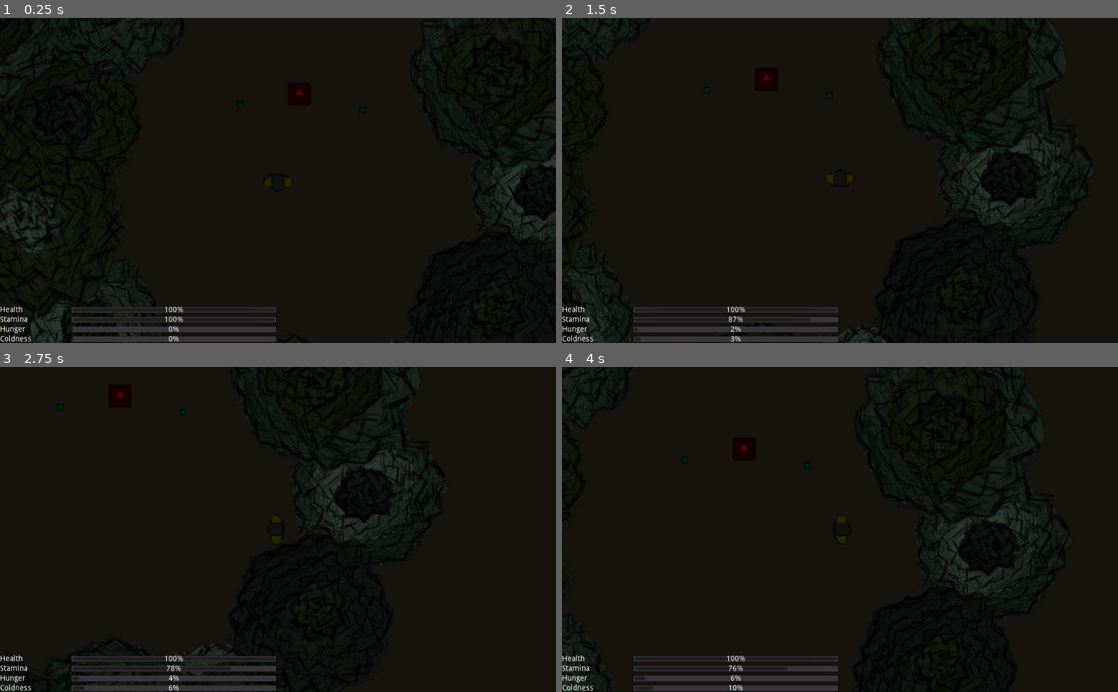
Above: before the commit, frames 1-4 (two rows, left to right).
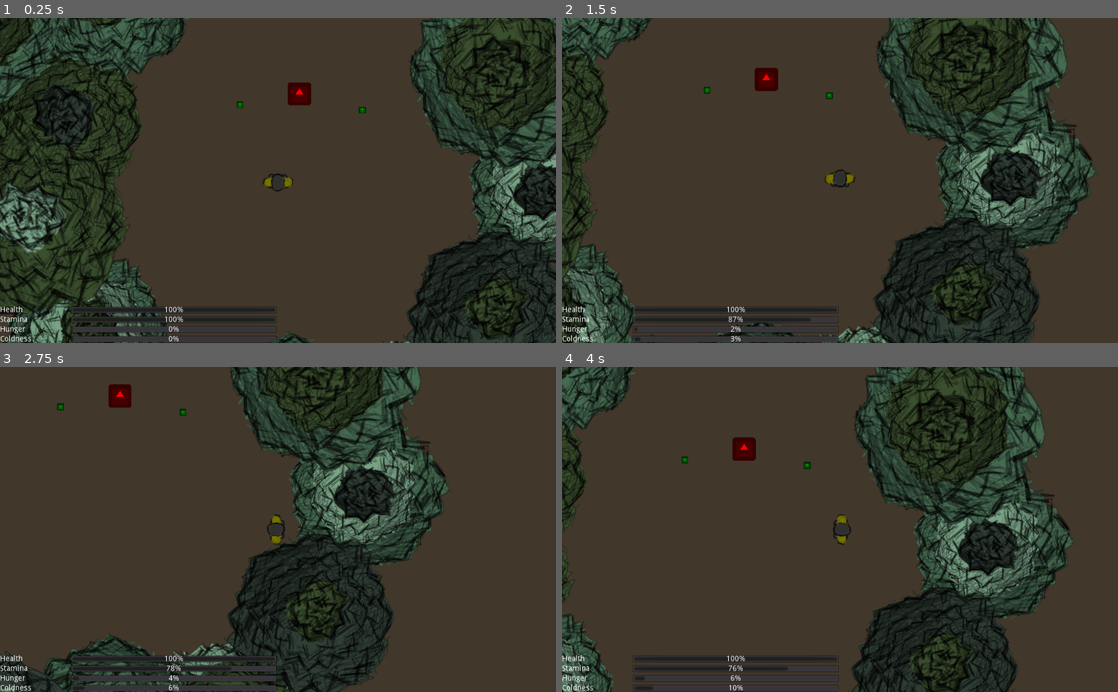
Above: after the commit, the same moments.

Repository: MilanVasko/ludum-dare-50
Game: Godot game, scene res://ingame/ingame.tscn
Two runs of this game, one before a commit and one after it. Both use one fixed random seed, a clock stepped at 60 frames per second and the inputs below. The engine's default icon, where the game draws it, is replaced by a stand-in: a white triangle on a blue panel in a dark square.
Inputs:
- Up to frame 1 (0.25 s): no input
- Up to frame 2 (1.5 s): tap Enter at 0.5 s; hold D (right) 0.53-1.28 s; hold Shift (run) 0.53-1.28 s; hold S (down) from 1.28 s (still down); tap E (use) at 1.35 s
- Up to frame 3 (2.75 s): release S (down) at 2.03 s; hold D (right) from 2.03 s (still down); hold Shift (run) from 2.03 s (still down)
- Up to frame 4 (4 s): release D (right) at 2.78 s; release Shift (run) at 2.78 s; hold W (up) 2.78-3.53 s; tap E (use) at 2.85 s; hold A (left) from 3.53 s (still down); hold Shift (run) from 3.53 s (still down)

The runs differ from the first frame. In frame 1, 83% of the frame differs, in the area x 0-100%, y 0-100%; in frame 2, 85%; in frame 3, 87%; in frame 4, 87%.

Commit message:
Add more roads

Diff:
--- a/ingame/ingame.tscn
+++ b/ingame/ingame.tscn
@@ -14,6 +14,8 @@
 [ext_resource path="res://food/food.tscn" type="PackedScene" id=12]
 [ext_resource path="res://fire/fire.tscn" type="PackedScene" id=13]
 [ext_resource path="res://exit/spawn_point.tscn" type="PackedScene" id=14]
+[ext_resource path="res://road/end_of_road.png" type="Texture" id=15]
+[ext_resource path="res://road/turn_road.png" type="Texture" id=16]
 
 [node name="Ingame" type="Node2D"]
 
@@ -42,11 +44,18 @@
 [node name="Road8" parent="Roads" instance=ExtResource( 5 )]
 position = Vector2( -618, -1036 )
 rotation = 1.57319
+scale = Vector2( 1, -1 )
+texture = ExtResource( 15 )
 
 [node name="Road4" parent="Roads" instance=ExtResource( 5 )]
 position = Vector2( 1412, -924 )
 rotation = 1.64304
 
+[node name="Road34" parent="Roads" instance=ExtResource( 5 )]
+position = Vector2( 1139, 1500 )
+rotation = -0.070237
+scale = Vector2( 1, 0.68323 )
+
 [node name="Road9" parent="Roads" instance=ExtResource( 5 )]
 position = Vector2( 1461, 1126 )
 rotation = 1.48881
@@ -59,10 +68,47 @@
 position = Vector2( -537, 1378 )
 rotation = 1.40322
 
+[node name="Road36" parent="Roads" instance=ExtResource( 5 )]
+position = Vector2( -1746, 2087 )
+
 [node name="Road20" parent="Roads" instance=ExtResource( 5 )]
 position = Vector2( -1523, 1508 )
 rotation = 1.48057
 
+[node name="Road28" parent="Roads" instance=ExtResource( 5 )]
+position = Vector2( -1128, 3675 )
+rotation = 0.436494
+scale = Vector2( 0.698, 1 )
+
+[node name="Road30" parent="Roads" instance=ExtResource( 5 )]
+position = Vector2( -734, 3106 )
+rotation = 1.55554
+
+[node name="Road35" parent="Roads" instance=ExtResource( 5 )]
+position = Vector2( -1746, 3088 )
+texture = ExtResource( 16 )
+
+[node name="Road31" parent="Roads" instance=ExtResource( 5 )]
+position = Vector2( 264, 3072 )
+rotation = 1.52386
+
+[node name="Road32" parent="Roads" instance=ExtResource( 5 )]
+position = Vector2( 1245, 3000 )
+rotation = 1.45563
+scale = Vector2( -1, -1 )
+texture = ExtResource( 16 )
+
+[node name="Road33" parent="Roads" instance=ExtResource( 5 )]
+position = Vector2( 1192.37, 2163.63 )
+rotation = -0.0825046
+scale = Vector2( 1, 0.68323 )
+
+[node name="Road29" parent="Roads" instance=ExtResource( 5 )]
+position = Vector2( -1575, 4577 )
+rotation = 0.483802
+scale = Vector2( 0.698, -1 )
+texture = ExtResource( 15 )
+
 [node name="Road21" parent="Roads" instance=ExtResource( 5 )]
 position = Vector2( -2520, 1574 )
 rotation = 1.52972
@@ -95,37 +141,47 @@
 position = Vector2( 4436, 794 )
 rotation = 1.32003
 
+[node name="Road16" parent="Roads" instance=ExtResource( 5 )]
+position = Vector2( 6356, 184 )
+rotation = 1.24566
+
+[node name="Road17" parent="Roads" instance=ExtResource( 5 )]
+position = Vector2( 7313, -138 )
+rotation = 1.24566
+
+[node name="Road18" parent="Roads" instance=ExtResource( 5 )]
+position = Vector2( 8276, -464 )
+rotation = 1.24566
+
+[node name="Road19" parent="Roads" instance=ExtResource( 5 )]
+position = Vector2( 9242, -790 )
+rotation = 1.24566
+
+[node name="Road5" parent="Roads" instance=ExtResource( 5 )]
+position = Vector2( 2418, -852 )
+rotation = 1.64304
+
+[node name="Road6" parent="Roads" instance=ExtResource( 5 )]
+position = Vector2( 3423, -817 )
+rotation = 1.5699
+
+[node name="Road7" parent="Roads" instance=ExtResource( 5 )]
+position = Vector2( 4444, -819 )
+rotation = 1.5699
+
+[node name="Road26" parent="Roads" instance=ExtResource( 5 )]
+position = Vector2( 5460, -820 )
+rotation = 1.5699
+scale = Vector2( 1, -1 )
+texture = ExtResource( 16 )
+
+[node name="Road27" parent="Roads" instance=ExtResource( 5 )]
+position = Vector2( 5490, 119 )
+scale = Vector2( 1, 0.845703 )
+
 [node name="Road13" parent="Roads" instance=ExtResource( 5 )]
 position = Vector2( 5397, 507 )
 rotation = 1.24566
-
-[node name="Road16" parent="Roads" instance=ExtResource( 5 )]
-position = Vector2( 6356, 184 )
-rotation = 1.24566
-
-[node name="Road17" parent="Roads" instance=ExtResource( 5 )]
-position = Vector2( 7313, -138 )
-rotation = 1.24566
-
-[node name="Road18" parent="Roads" instance=ExtResource( 5 )]
-position = Vector2( 8276, -464 )
-rotation = 1.24566
-
-[node name="Road19" parent="Roads" instance=ExtResource( 5 )]
-position = Vector2( 9242, -790 )
-rotation = 1.24566
-
-[node name="Road5" parent="Roads" instance=ExtResource( 5 )]
-position = Vector2( 2418, -852 )
-rotation = 1.64304
-
-[node name="Road6" parent="Roads" instance=ExtResource( 5 )]
-position = Vector2( 3423, -817 )
-rotation = 1.5699
-
-[node name="Road7" parent="Roads" instance=ExtResource( 5 )]
-position = Vector2( 4444, -819 )
-rotation = 1.5699
 
 [node name="RandomTrashAreas" type="Node2D" parent="."]
 
@@ -147,7 +203,7 @@
 rotation = 1.58579
 
 [node name="Building3" parent="Buildings" instance=ExtResource( 7 )]
-position = Vector2( -251, 1966 )
+position = Vector2( -264, 1956 )
 rotation = 3.02132
 
 [node name="Building4" parent="Buildings" instance=ExtResource( 7 )]
@@ -166,6 +222,10 @@
 position = Vector2( 3080, -247 )
 rotation = -3.12227
 
+[node name="Building12" parent="Buildings" instance=ExtResource( 7 )]
+position = Vector2( 2325, 549 )
+rotation = -0.036431
+
 [node name="Building9" parent="Buildings" instance=ExtResource( 7 )]
 position = Vector2( 4620, 1367 )
 rotation = 2.879
@@ -175,7 +235,7 @@
 rotation = -3.15688
 
 [node name="Building11" parent="Buildings" instance=ExtResource( 7 )]
-position = Vector2( -1810, -1063 )
+position = Vector2( -1521, -1066 )
 rotation = -1.53244
 
 [node name="Trees" type="Node2D" parent="."]
@@ -244,7 +304,7 @@
 position = Vector2( -2304, 2125 )
 
 [node name="Tree131" parent="Trees" instance=ExtResource( 11 )]
-position = Vector2( -3997, 2221 )
+position = Vector2( -4186, 1853 )
 
 [node name="Tree135" parent="Trees" instance=ExtResource( 11 )]
 position = Vector2( -601, 4809 )
@@ -259,16 +319,16 @@
 position = Vector2( 979, 3535 )
 
 [node name="Tree139" parent="Trees" instance=ExtResource( 11 )]
-position = Vector2( 1807, 4477 )
+position = Vector2( 1969, 4486 )
 
 [node name="Tree140" parent="Trees" instance=ExtResource( 11 )]
 position = Vector2( 2416, 2860 )
 
 [node name="Tree141" parent="Trees" instance=ExtResource( 11 )]
-position = Vector2( 3310, 4430 )
+position = Vector2( 3974, 5005 )
 
 [node name="Tree142" parent="Trees" instance=ExtResource( 11 )]
-position = Vector2( 3557, 3545 )
+position = Vector2( 3494, 3599 )
 
 [node name="Tree143" parent="Trees" instance=ExtResource( 11 )]
 position = Vector2( 3757, 2289 )
@@ -283,13 +343,13 @@
 position = Vector2( 6183, 2555 )
 
 [node name="Tree147" parent="Trees" instance=ExtResource( 11 )]
-position = Vector2( 6392, 4068 )
+position = Vector2( 5503, 4337 )
 
 [node name="Tree148" parent="Trees" instance=ExtResource( 11 )]
 position = Vector2( 7175, 3307 )
 
 [node name="Tree149" parent="Trees" instance=ExtResource( 11 )]
-position = Vector2( 7010, 3983 )
+position = Vector2( 6687, 1846 )
 
 [node name="Tree150" parent="Trees" instance=ExtResource( 11 )]
 position = Vector2( 5564, 4630 )
@@ -379,43 +439,43 @@
 position = Vector2( -4710, 2407 )
 
 [node name="Tree26" parent="Trees" instance=ExtResource( 11 )]
-position = Vector2( -4410, 2118 )
+position = Vector2( -4473, 2172 )
 
 [node name="Tree27" parent="Trees" instance=ExtResource( 11 )]
-position = Vector2( -4477, 1785 )
+position = Vector2( -4423, 1578 )
 
 [node name="Tree28" parent="Trees" instance=ExtResource( 11 )]
-position = Vector2( -4549, 1449 )
+position = Vector2( -4423, 1242 )
 
 [node name="Tree29" parent="Trees" instance=ExtResource( 11 )]
-position = Vector2( -4525, 1033 )
+position = Vector2( -4372, 880 )
 
 [node name="Tree30" parent="Trees" instance=ExtResource( 11 )]
 position = Vector2( -4545, 661 )
 
 [node name="Tree31" parent="Trees" instance=ExtResource( 11 )]
-position = Vector2( -4556, 320 )
+position = Vector2( -4412, 284 )
 
 [node name="Tree32" parent="Trees" instance=ExtResource( 11 )]
-position = Vector2( -4556, -32 )
+position = Vector2( -4260, -355 )
 
 [node name="Tree33" parent="Trees" instance=ExtResource( 11 )]
-position = Vector2( -4604, -432 )
+position = Vector2( -4236, -630 )
 
 [node name="Tree34" parent="Trees" instance=ExtResource( 11 )]
 position = Vector2( -4622, -827 )
 
 [node name="Tree35" parent="Trees" instance=ExtResource( 11 )]
-position = Vector2( -4550, -1195 )
+position = Vector2( -3715, -2093 )
 
 [node name="Tree36" parent="Trees" instance=ExtResource( 11 )]
-position = Vector2( -4496, -1563 )
+position = Vector2( -3347, -1599 )
 
 [node name="Tree37" parent="Trees" instance=ExtResource( 11 )]
-position = Vector2( -4334, -1904 )
+position = Vector2( -3705, -2380 )
 
 [node name="Tree38" parent="Trees" instance=ExtResource( 11 )]
-position = Vector2( -4145, -2227 )
+position = Vector2( -4019, -1149 )
 
 [node name="Tree39" parent="Trees" instance=ExtResource( 11 )]
 position = Vector2( -3921, -2523 )
@@ -522,6 +582,54 @@
 [node name="Tree66" parent="Trees" instance=ExtResource( 11 )]
 position = Vector2( 5200, -3332 )
 
+[node name="Tree174" parent="Trees" instance=ExtResource( 11 )]
+position = Vector2( 5048, -2533 )
+
+[node name="Tree175" parent="Trees" instance=ExtResource( 11 )]
+position = Vector2( 3791, -2668 )
+
+[node name="Tree176" parent="Trees" instance=ExtResource( 11 )]
+position = Vector2( 2516, -2587 )
+
+[node name="Tree177" parent="Trees" instance=ExtResource( 11 )]
+position = Vector2( 3926, -2021 )
+
+[node name="Tree178" parent="Trees" instance=ExtResource( 11 )]
+position = Vector2( 4833, -1554 )
+
+[node name="Tree179" parent="Trees" instance=ExtResource( 11 )]
+position = Vector2( 5489, -2174 )
+
+[node name="Tree180" parent="Trees" instance=ExtResource( 11 )]
+position = Vector2( 5327, -2883 )
+
+[node name="Tree181" parent="Trees" instance=ExtResource( 11 )]
+position = Vector2( 1466, -3161 )
+
+[node name="Tree182" parent="Trees" instance=ExtResource( 11 )]
+position = Vector2( 1646, -2649 )
+
+[node name="Tree183" parent="Trees" instance=ExtResource( 11 )]
+position = Vector2( -527, -2936 )
+
+[node name="Tree184" parent="Trees" instance=ExtResource( 11 )]
+position = Vector2( -1191, -2442 )
+
+[node name="Tree185" parent="Trees" instance=ExtResource( 11 )]
+position = Vector2( -3624, -1409 )
+
+[node name="Tree186" parent="Trees" instance=ExtResource( 11 )]
+position = Vector2( -3391, -1975 )
+
+[node name="Tree187" parent="Trees" instance=ExtResource( 11 )]
+position = Vector2( -2879, -1257 )
+
+[node name="Tree188" parent="Trees" instance=ExtResource( 11 )]
+position = Vector2( -4271, -979 )
+
+[node name="Tree189" parent="Trees" instance=ExtResource( 11 )]
+position = Vector2( -3912, -1311 )
+
 [node name="Tree67" parent="Trees" instance=ExtResource( 11 )]
 position = Vector2( 5559, -3341 )
 
@@ -610,19 +718,19 @@
 position = Vector2( 7361, 3945 )
 
 [node name="Tree93" parent="Trees" instance=ExtResource( 11 )]
-position = Vector2( 7428, 4287 )
+position = Vector2( 6611, 3138 )
 
 [node name="Tree94" parent="Trees" instance=ExtResource( 11 )]
-position = Vector2( 7161, 4437 )
+position = Vector2( 6209, 3584 )
 
 [node name="Tree95" parent="Trees" instance=ExtResource( 11 )]
-position = Vector2( 6851, 4597 )
+position = Vector2( 4786, 2388 )
 
 [node name="Tree96" parent="Trees" instance=ExtResource( 11 )]
-position = Vector2( 6541, 4736 )
+position = Vector2( 4000, 4188 )
 
 [node name="Tree97" parent="Trees" instance=ExtResource( 11 )]
-position = Vector2( 6210, 4821 )
+position = Vector2( 6129, 1759 )
 
 [node name="Tree98" parent="Trees" instance=ExtResource( 11 )]
 position = Vector2( 5879, 4928 )
@@ -643,43 +751,43 @@
 position = Vector2( 4267, 5217 )
 
 [node name="Tree104" parent="Trees" instance=ExtResource( 11 )]
-position = Vector2( 3989, 5206 )
+position = Vector2( 3531, 4919 )
 
 [node name="Tree105" parent="Trees" instance=ExtResource( 11 )]
 position = Vector2( 3647, 5185 )
 
 [node name="Tree106" parent="Trees" instance=ExtResource( 11 )]
-position = Vector2( 3316, 5217 )
+position = Vector2( 3154, 4777 )
 
 [node name="Tree107" parent="Trees" instance=ExtResource( 11 )]
-position = Vector2( 2985, 5239 )
+position = Vector2( 875, 4458 )
 
 [node name="Tree108" parent="Trees" instance=ExtResource( 11 )]
-position = Vector2( 2729, 5323 )
+position = Vector2( 2954, 4452 )
 
 [node name="Tree109" parent="Trees" instance=ExtResource( 11 )]
-position = Vector2( 2387, 5302 )
+position = Vector2( 2603, 4529 )
 
 [node name="Tree110" parent="Trees" instance=ExtResource( 11 )]
-position = Vector2( 2056, 5334 )
+position = Vector2( 2263, 4490 )
 
 [node name="Tree111" parent="Trees" instance=ExtResource( 11 )]
-position = Vector2( 1725, 5356 )
+position = Vector2( 1609, 4583 )
 
 [node name="Tree112" parent="Trees" instance=ExtResource( 11 )]
-position = Vector2( 1480, 5451 )
+position = Vector2( 1310, 4562 )
 
 [node name="Tree113" parent="Trees" instance=ExtResource( 11 )]
-position = Vector2( 1138, 5430 )
+position = Vector2( 393, 4766 )
 
 [node name="Tree114" parent="Trees" instance=ExtResource( 11 )]
-position = Vector2( 807, 5462 )
+position = Vector2( 1166, 4313 )
 
 [node name="Tree115" parent="Trees" instance=ExtResource( 11 )]
-position = Vector2( 476, 5484 )
+position = Vector2( 153, 4990 )
 
 [node name="Tree116" parent="Trees" instance=ExtResource( 11 )]
-position = Vector2( 220, 5579 )
+position = Vector2( 112, 5274 )
 
 [node name="Tree117" parent="Trees" instance=ExtResource( 11 )]
 position = Vector2( -122, 5558 )
@@ -784,31 +892,31 @@
 position = Vector2( 772, 2083 )
 
 [node name="DebrisSpawner18" parent="DebrisSpawners" instance=ExtResource( 6 )]
-position = Vector2( 1071, 2475 )
+position = Vector2( 1648, 3209 )
 
 [node name="DebrisSpawner19" parent="DebrisSpawners" instance=ExtResource( 6 )]
-position = Vector2( 1299, 2618 )
+position = Vector2( 1613, 2843 )
 
 [node name="DebrisSpawner20" parent="DebrisSpawners" instance=ExtResource( 6 )]
-position = Vector2( 1235, 2383 )
+position = Vector2( 1591, 2657 )
 
 [node name="DebrisSpawner21" parent="DebrisSpawners" instance=ExtResource( 6 )]
-position = Vector2( 1499, 2433 )
+position = Vector2( 1670, 3053 )
 
 [node name="DebrisSpawner22" parent="DebrisSpawners" instance=ExtResource( 6 )]
-position = Vector2( 1378, 2155 )
+position = Vector2( 1752, 2704 )
 
 [node name="DebrisSpawner23" parent="DebrisSpawners" instance=ExtResource( 6 )]
 position = Vector2( 993, 2134 )
 
 [node name="DebrisSpawner24" parent="DebrisSpawners" instance=ExtResource( 6 )]
-position = Vector2( 1257, 2184 )
+position = Vector2( 1770, 2515 )
 
 [node name="DebrisSpawner25" parent="DebrisSpawners" instance=ExtResource( 6 )]
 position = Vector2( 1163, 1886 )
 
 [node name="DebrisSpawner26" parent="DebrisSpawners" instance=ExtResource( 6 )]
-position = Vector2( -2423, 2895 )
+position = Vector2( -2373, 2646 )
 
 [node name="DebrisSpawner27" parent="DebrisSpawners" instance=ExtResource( 6 )]
 position = Vector2( -2598, 3527 )
@@ -829,13 +937,13 @@
 position = Vector2( -1650, 3197 )
 
 [node name="DebrisSpawner33" parent="DebrisSpawners" instance=ExtResource( 6 )]
-position = Vector2( -1872, 3116 )
+position = Vector2( -1980, 3049 )
 
 [node name="DebrisSpawner34" parent="DebrisSpawners" instance=ExtResource( 6 )]
-position = Vector2( -1852, 2013 )
+position = Vector2( -1828, 2238 )
 
 [node name="DebrisSpawner35" parent="DebrisSpawners" instance=ExtResource( 6 )]
-position = Vector2( -1610, 2148 )
+position = Vector2( -1348, 2101 )
 
 [node name="DebrisSpawner36" parent="DebrisSpawners" instance=ExtResource( 6 )]
 position = Vector2( -1388, 1939 )
@@ -949,6 +1057,7 @@
 position = Vector2( 579, -56 )
 
 [node name="CanvasModulate" type="CanvasModulate" parent="."]
+visible = false
 color = Color( 0.34902, 0.34902, 0.34902, 1 )
 
 [node name="Music" parent="." instance=ExtResource( 10 )]
Not shown: 1 places in ingame/ingame.tscn that only renumber resources
Binary file added: road/end_of_road.png
Not shown, added: road/end_of_road.png.import
Binary file changed: road/road.png
Binary file added: road/turn_road.png
Not shown, added: road/turn_road.png.import
Not shown, added: road/end_of_road.kra
Not shown, changed: road/road.kra
Not shown, added: road/turn_road.kra
